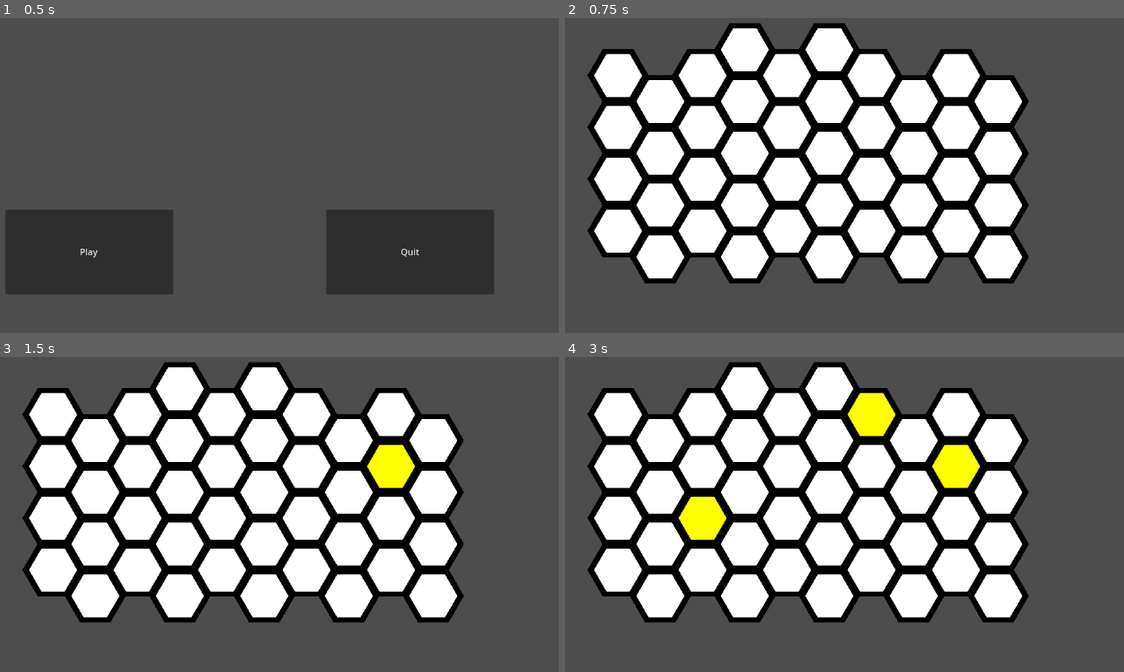
Above: before the commit, frames 1-4 (two rows, left to right).
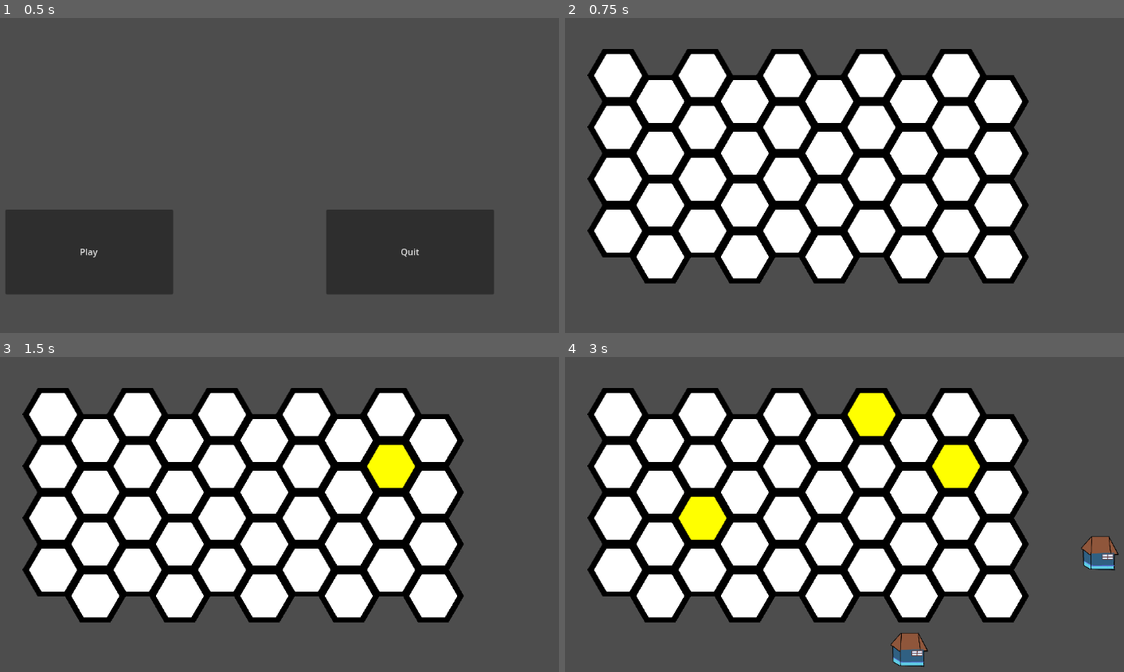
Above: after the commit, the same moments.

Repository: Rerric/BuildCycle
Game: Godot game, scene res://ryan_test_scene.tscn
Same seed, same stepped clock (60 frames per second), same inputs: the game is played once before the commit and once after it.
Inputs (mouse positions are in pixels of both pictures, inside the frame that each line leads up to):
- Up to frame 1 (0.5 s): no input
- Up to frame 2 (0.75 s): click "Play" at 0.5 s
- Up to frame 3 (1.5 s): tap Enter at 1.25 s; move the mouse to (380, 483) at 1.27 s; hold Right (ui_right) from 1.28 s (still down); click (380, 483) at 1.42 s
- Up to frame 4 (3 s): tap Space at 2 s; move the mouse to (676, 517) at 2.02 s; release Right (ui_right) at 2.03 s; hold Down (ui_down) 2.03-2.78 s; click (676, 517) at 2.17 s; tap Enter at 2.75 s; move the mouse to (872, 423) at 2.77 s; hold Right (ui_right) from 2.78 s (still down); click (872, 423) at 2.92 s

Frame 1 is identical in both runs. In frame 2, 2.5% of the frame differs, in the area x 26-53%, y 1-19%; in frame 3, 2.5%; in frame 4, 3.6%, in the area x 26-100%, y 1-99%.

Commit message:
Instantiation Attempt

Diff:
--- /dev/null
+++ b/Building.tscn
@@ -0,0 +1,7 @@
+[gd_scene load_steps=2 format=3 uid="uid://oiucaomown4f"]
+
+[ext_resource type="Texture2D" uid="uid://civ8nj3uyrwi0" path="res://Sprite-IdleHouse2.png" id="1_sfkm3"]
+
+[node name="Building" type="Sprite2D"]
+scale = Vector2(0.2, 0.2)
+texture = ExtResource("1_sfkm3")
--- a/Hex_Grid.tscn
+++ b/Hex_Grid.tscn
@@ -1,7 +1,8 @@
-[gd_scene load_steps=5 format=3 uid="uid://dks0bf3uniqnn"]
+[gd_scene load_steps=6 format=3 uid="uid://dks0bf3uniqnn"]
 
 [ext_resource type="Texture2D" uid="uid://danpf4ckstwef" path="res://Sprites/hex_grid.png" id="1_gqg3l"]
 [ext_resource type="Script" path="res://TileMapSelection.gd" id="2_5e6fg"]
+[ext_resource type="Texture2D" uid="uid://civ8nj3uyrwi0" path="res://Sprite-IdleHouse2.png" id="3_hmkt7"]
 
 [sub_resource type="TileSetAtlasSource" id="TileSetAtlasSource_t5ns8"]
 texture = ExtResource("1_gqg3l")
@@ -27,5 +28,10 @@
 position = Vector2(413, 262)
 tile_set = SubResource("TileSet_e3cqc")
 format = 2
-layer_0/tile_data = PackedInt32Array(-65539, 131078, 0, -131072, 131078, 0, -65536, 131078, 0, -1, 131078, 0, -2, 131078, 0, -3, 131078, 0, 65533, 131078, 0, 65534, 131078, 0, -65537, 131078, 0, 131069, 131078, 0, 131070, 131078, 0, 65535, 131078, 0, 0, 131078, 0, -65535, 131078, 0, -65534, 131078, 0, -131071, 131078, 0, 1, 131078, 0, 65536, 131078, 0, 131071, 131078, 0, 196606, 131078, 0, 2, 131078, 0, 65538, 131078, 0, 65537, 131078, 0, 131072, 131078, 0, 131074, 131078, 0, 65539, 131078, 0, 3, 131078, 0, -65533, 131078, 0, -131069, 131078, 0, -131070, 131078, 0, -65532, 131078, 0, 4, 13107 …(183 unchanged characters)…
+layer_0/tile_data = PackedInt32Array(-65539, 131078, 0, -65536, 131078, 0, -1, 131078, 0, -2, 131078, 0, -3, 131078, 0, 65533, 131078, 0, 65534, 131078, 0, -65537, 131078, 0, 131069, 131078, 0, 131070, 131078, 0, 65535, 131078, 0, 0, 131078, 0, -65535, 131078, 0, -65534, 131078, 0, -131071, 131078, 0, 1, 131078, 0, 65536, 131078, 0, 131071, 131078, 0, 196606, 131078, 0, 2, 131078, 0, 65538, 131078, 0, 65537, 131078, 0, 131072, 131078, 0, 131074, 131078, 0, 65539, 131078, 0, 3, 131078, 0, -65533, 131078, 0, -131069, 131078, 0, -65532, 131078, 0, 4, 13107 …(183 unchanged characters)…
 script = ExtResource("2_5e6fg")
+
+[node name="Object" type="Sprite2D" parent="."]
+visible = false
+scale = Vector2(0.25, 0.25)
+texture = ExtResource("3_hmkt7")
--- /dev/null
+++ b/Object.tscn
@@ -0,0 +1,3 @@
+[gd_scene format=3 uid="uid://bmh3xrn82410g"]
+
+[node name="Object" type="Node2D"]
--- a/TileMapSelection.gd
+++ b/TileMapSelection.gd
@@ -3,6 +3,8 @@
 const main_layer = 0
 const main_atlus_id = 6
 
+#building variable
+var building = preload("res://Building.tscn")
 
 func _input(event):
 	if event is InputEventMouseButton:
@@ -11,8 +13,25 @@
 			var pos_clicked = local_to_map(to_local(global_clicked))
 			print(pos_clicked)
 			var current_atlas_coords = get_cell_atlas_coords(main_layer, pos_clicked)
+			#object as child node instantiation failed commented out
+			#var object = preload("res://Object.tscn")
+			#var instance = object.instantiate()
+			#positoning required here (?)
+			#add_child(instance)
+
+			#calling instantiate function, currently spawns house shifted too far down and right
+			# & doesnt go away when clicked again
+			inst(event.position)
+
 			var current_tile_alt = get_cell_alternative_tile(main_layer, pos_clicked)
 			var number_of_alts_for_clicked = tile_set.get_source(main_atlus_id)\
 						.get_alternative_tiles_count(current_atlas_coords)
+
 			set_cell(main_layer, pos_clicked, main_atlus_id, current_atlas_coords,
 						(current_tile_alt + 1) % number_of_alts_for_clicked)
+
+#instantiate function
+func inst(pos):
+	var instance = building.instantiate()
+	instance.position = pos
+	add_child(instance)
Binary file added: Sprite-IdleHouse2.png
Not shown, added: Sprite-IdleHouse2.png.import
Not shown: 1 places in sprite_2d.tscn that only renumber resources
